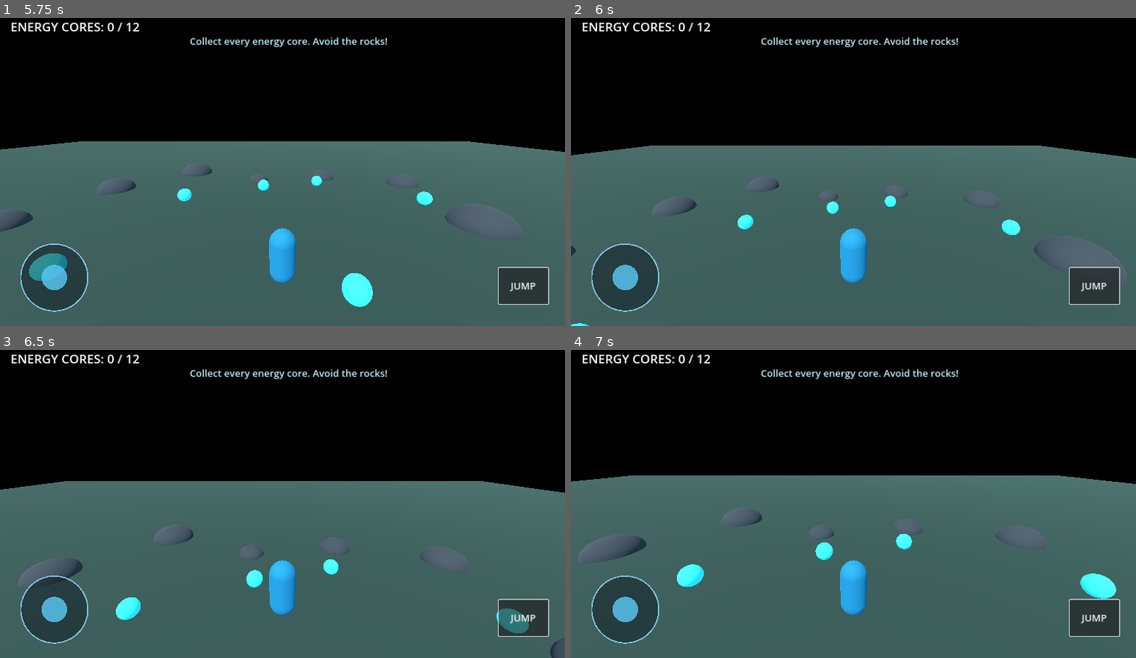
Above: before the commit, frames 1-4 (two rows, left to right).
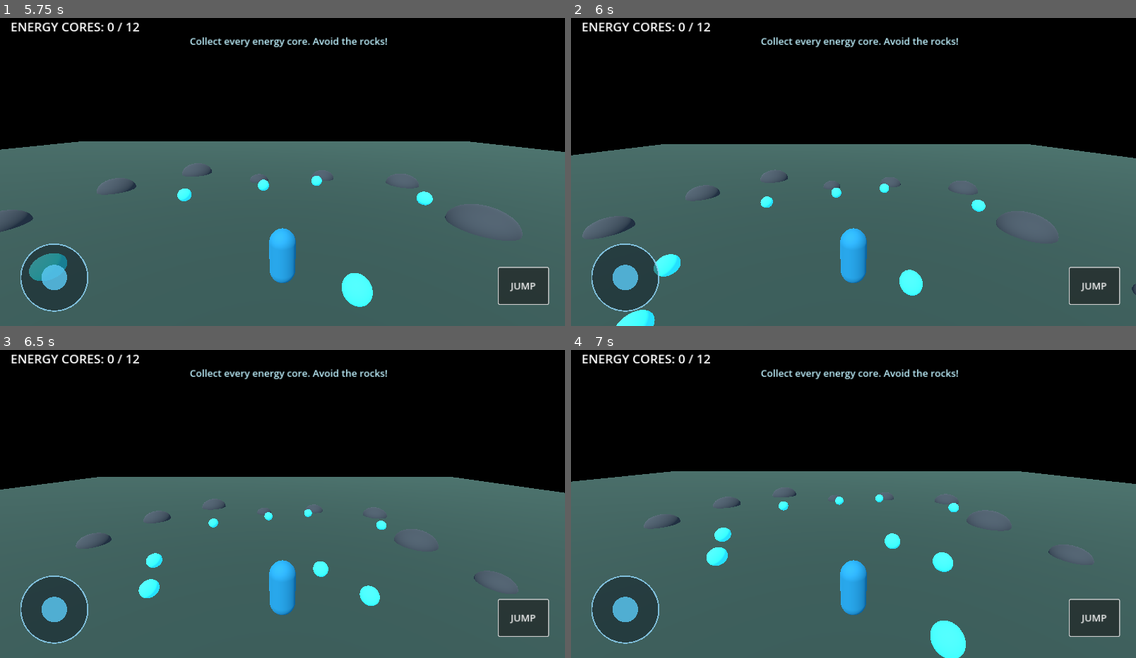
Above: after the commit, the same moments.

Repository: ducky6464/My-mc-client-
Game: Godot game, scene res://scenes/main.tscn
Same seed, same stepped clock (60 frames per second), same inputs: the game is played once before the commit and once after it.
Inputs (mouse positions are in pixels of both pictures, inside the frame that each line leads up to):
- Up to frame 1 (5.75 s): click "JUMP" at 0.5 s; drag from (56, 276) to (339, 98) at 1.27 s; drag from (169, 184) to (254, 230) at 2.02 s; tap Enter at 2.75 s; move the mouse to (339, 98) at 2.77 s; hold D (move_right) 2.78-3.5 s; drag from (254, 230) to (113, 119) at 3.52 s; tap Space (jump) at 4.25, 4.52 s; move the mouse to (452, 215) at 4.27 s; hold A (move_left) 4.28-5 s; drag from (113, 119) to (197, 88) at 5.02 s
- Up to frame 2 (6 s): tap Enter at 5.75 s; move the mouse to (881, 168) at 5.77 s; hold S (move_back) from 5.78 s (still down); click (881, 168) at 5.92 s
- Up to frame 3 (6.5 s): keep holding S (move_back)
- Up to frame 4 (7 s): release S (move_back) at 6.5 s; drag from (768, 420) to (740, 516) at 6.52 s

Frame 1 is identical in both runs. In frame 2, 2.1% of the frame differs, in the area x 0-100%, y 40-100%; in frame 3, 2.8%; in frame 4, 3.6%, in the area x 1-97%, y 39-100%.

Commit message:
Correct keyboard movement input mapping

Diff:
--- a/scripts/player.gd
+++ b/scripts/player.gd
@@ -50,13 +50,12 @@
 	var input_vector := move_input
 	if input_vector.length() < 0.05:
 		input_vector = Input.get_vector("move_left", "move_right", "move_forward", "move_back")
+		input_vector.y = -input_vector.y
 	input_vector = input_vector.limit_length(1.0)
 
 	var camera_yaw := camera_pivot.global_rotation.y
 	var forward := Vector3(sin(camera_yaw), 0.0, cos(camera_yaw))
 	var right := Vector3(forward.z, 0.0, -forward.x)
-	if input_vector.length() < 0.05:
-		input_vector.y = -input_vector.y
 	var direction := (right * input_vector.x - forward * input_vector.y).normalized()
 
 	velocity.x = direction.x * move_speed
